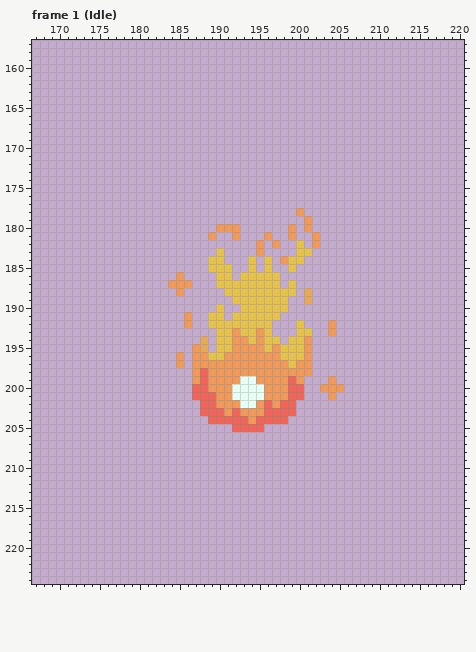
File history of a pixel-art file, devassets/Aseprite Projects/RedSoul.aseprite. Above is the file before it was changed.
192x192 pixels, 12 frames. Shown: frame 1 (Idle): x 167..220, y 157..224. The old version is drawn lined up with the new one, on the new canvas. The commit also changed other frames, which this record leaves out.
Now the later version:
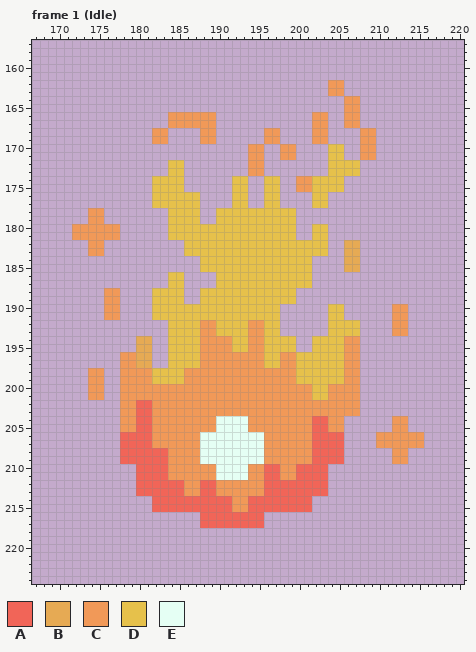
Palette (. is transparent): A #f16558  B #e6aa54  C #f19958  D #e6c14b  E #e5fff4
The author wrote: fix soul idle animation after death
Diff:
canvas 192x192 -> 384x384, the old top-left corner now at 98,97
Frame 1 (Idle):
y 162..163: x 204..205 .. -> CC
y 164..165: x 206..207 .. -> CC
y 166..167: x 184..189 ...... -> CCCCCC; x 202..203 .. -> CC; x 206..207 .. -> CC
y 168..169: x 182..183 .. -> CC; x 188..189 .. -> CC; x 196..197 .. -> CC; x 202..203 .. -> CC; x 208..209 .. -> CC
y 170..171: x 194..195 .. -> CC; x 198..199 .. -> CC; x 204..205 .. -> DD; x 208..209 .. -> CC
y 172..173: x 184..185 .. -> DD; x 194..195 .. -> CC; x 204..207 .... -> DDDD
y 174..175: x 182..185 .... -> DDDD; x 192..193 .. -> DD; x 196..197 .. -> DD; x 200..205 ...... -> CCDDDD
y 176..177: x 182..187 ...... -> DDDDDD; x 192..193 .. -> DD; x 196..197 .. -> DD; x 202..203 .. -> DD
y 178: x 174..175 .. -> CC; x 184..187 .... -> DDDD; x 190..200 ..........C -> DDDDDDDDDD.
y 179: x 174..175 .. -> CC; x 184..187 .... -> DDDD; x 190..199 .......... -> DDDDDDDDDD; x 201 C -> .
y 180: x 172..177 ...... -> CCCCCC; x 184..199 ......CCC......C -> DDDDDDDDDDDDDDDD; x 201..203 C.. -> .DD
y 181: x 172..177 ...... -> CCCCCC; x 184..199 .....C..C...C..C -> DDDDDDDDDDDDDDDD; x 202..203 C. -> DD
y 182: x 174..175 .. -> CC; x 186..199 .........C.C.. -> DDDDDDDDDDDDDD; x 201..203 .C. -> DDD; x 206..207 .. -> BB
y 183: x 174..175 .. -> CC; x 186..189 .... -> DDDD; x 191..199 ....C.... -> DDDDDDDDD; x 202..203 .. -> DD; x 206..207 .. -> BB
y 184: x 188 . -> D; x 191..193 ... -> DDD; x 195 . -> D; x 197..198 .C -> DD; x 201 . -> D; x 206..207 .. -> BB
y 185: x 188 . -> D; x 192..193 .. -> DD; x 195 . -> D; x 197..198 .. -> DD; x 200..201 .. -> DD; x 206..207 .. -> BB
y 186: x 184..185 .C -> DD; x 192 . -> D; x 198..201 .... -> DDDD
y 187: x 184..186 CCC -> DD.; x 198 . -> D; x 200..201 .. -> DD
y 188: x 176..177 .. -> CC; x 182..185 ...C -> DDDD; x 188..190 ... -> DDD; x 201 B -> .
y 189: x 176..177 .. -> CC; x 182..185 .... -> DDDD; x 188..191 .... -> DDDD; x 199 . -> D; x 201 B -> .
y 190: x 176..177 .. -> CC; x 182..189 ........ -> DDDDDDDD; x 191..192 .. -> DD; x 198 D -> .; x 204..205 .. -> DD; x 212..213 .. -> CC
y 191: x 176..177 .. -> CC; x 182..188 ....C.. -> DDDDDDD; x 191 . -> D; x 204..205 .. -> DD; x 212..213 .. -> CC
y 192: x 184..189 ..C..D -> DDDDCC; x 194..195 DD -> CC; x 197 . -> D; x 200 D -> .; x 204..207 C... -> DDDD; x 212..213 .. -> CC
y 193: x 184..189 ...... -> DDDDCC; x 192 C -> D; x 194 D -> C; x 197 . -> D; x 200..201 DD -> ..; x 204..207 C... -> DDDD; x 212..213 .. -> CC
y 194: x 180..181 .. -> BB; x 184..194 ....B.DDCCD -> DDDDCCCCDDC; x 198 . -> D; x 200..207 DC...... -> ..DDDDCC
y 195: x 180..181 .. -> BB; x 184..193 ...CB.DDCC -> DDDDCCCCDD; x 197 C -> D; x 200..207 DC...... -> ..DDDDCC
y 196: x 178..181 .... -> CCBB; x 184..187 .C.C -> DDDD; x 189..190 DD -> CC; x 196..199 CCDD -> DDCC; x 201..207 C...... -> DDDDDCC
y 197: x 178..181 .... -> CCBB; x 184..187 .C.C -> DDDD; x 196..197 CC -> DD; x 199..207 DCC...... -> CDDDDDDCC
y 198: x 174..175 .. -> CC; x 178..186 ......... -> CCCCDDDDC; x 188 A -> C; x 200..207 CC...... -> DDDDDDCC
y 199: x 174..175 .. -> CC; x 178..186 ......... -> CCCCDDDDC; x 188 A -> C; x 193..194 EE -> CC; x 199..207 AC...C... -> CDDDDDDCC
y 200: x 174..175 .. -> CC; x 178..188 .........AA -> CCCCCCCCCCC; x 192..195 EEEE -> CCCC; x 199..203 AA..C -> CCCDD; x 206..207 .. -> CC
y 201: x 174..175 .. -> CC; x 178..189 .........AAA -> CCCCCCCCCCCC; x 192..195 EEEE -> CCCC; x 199..203 AA... -> CCCDD; x 205..207 ... -> CCC
y 202: x 178..189 ..........AA -> CCAACCCCCCCC; x 193..194 EE -> CC; x 196 A -> C; x 198..207 AA........ -> CCCCCCCCCC
y 203: x 178..190 ..........AAA -> CCAACCCCCCCCC; x 192 A -> C; x 196..207 AAAA........ -> CCCCCCCCCCCC
y 204: x 178..193 ...........AAAAA -> CCAACCCCCCCCEEEE; x 195..205 AAAA....... -> CCCCCCCAACC; x 212..213 .. -> CC
y 205: x 178..205 ..............AAAA.......... -> CCAACCCCCCCCEEEECCCCCCCCAACC; x 212..213 .. -> CC
y 206..207: x 178..205 ............................ -> AAAACCCCCCEEEEEEEECCCCCCAAAA; x 210..215 ...... -> CCCCCC
y 208..209: x 178..205 ............................ -> AAAAAACCCCEEEEEEEECCCCCCAAAA; x 212..213 .. -> CC
y 210..211: x 180..203 ........................ -> AAAACCCCCCEEEECCAACCAAAA
y 212..213: x 180..203 ........................ -> AAAAAACCAACCCCCCAAAAAAAA
y 214..215: x 182..201 .................... -> AAAAAAAAAACCAAAAAAAA
y 216..217: x 188..195 ........ -> AAAAAAAA
Boxes around the changes in both pictures, in picture pixels (x1, y1, x2, y2):
changed: (72, 80, 424, 528)
